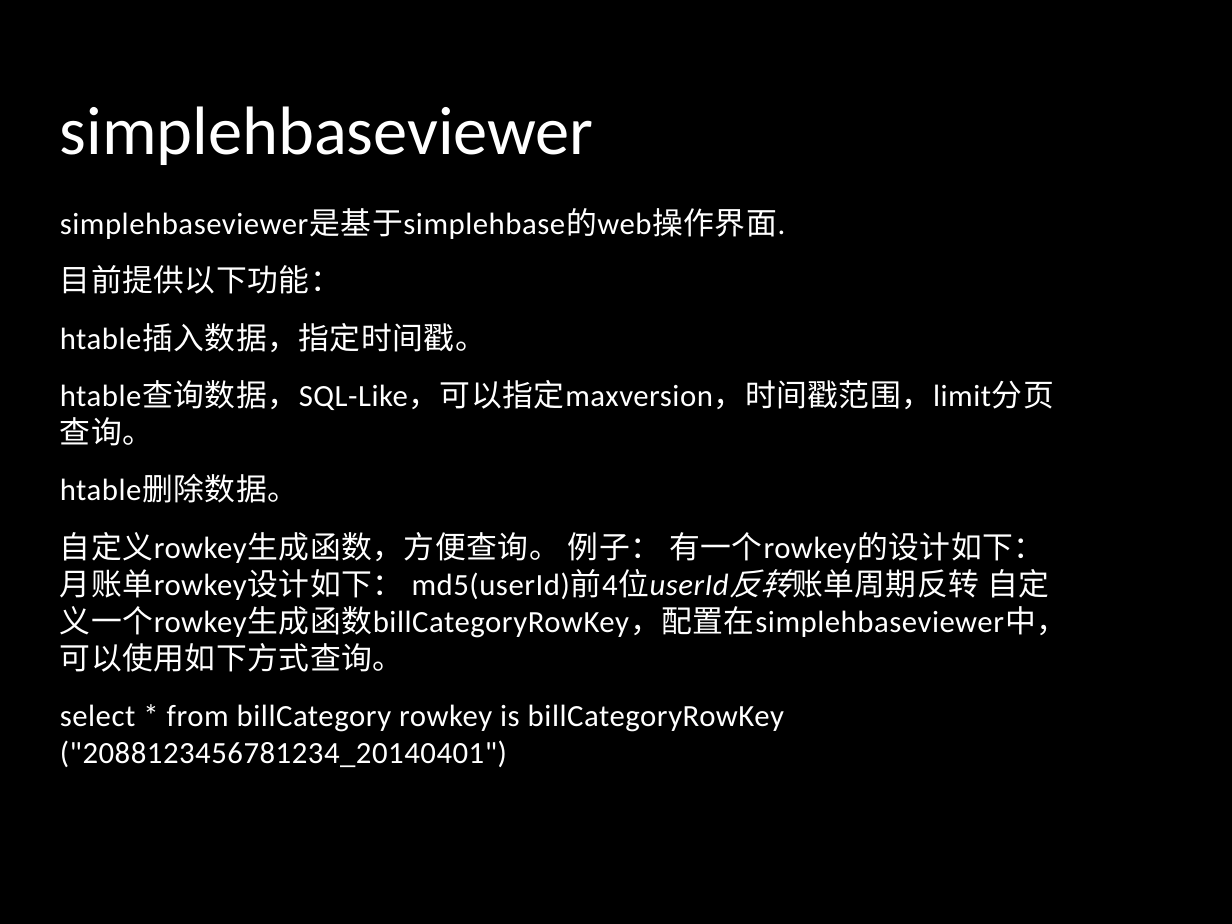
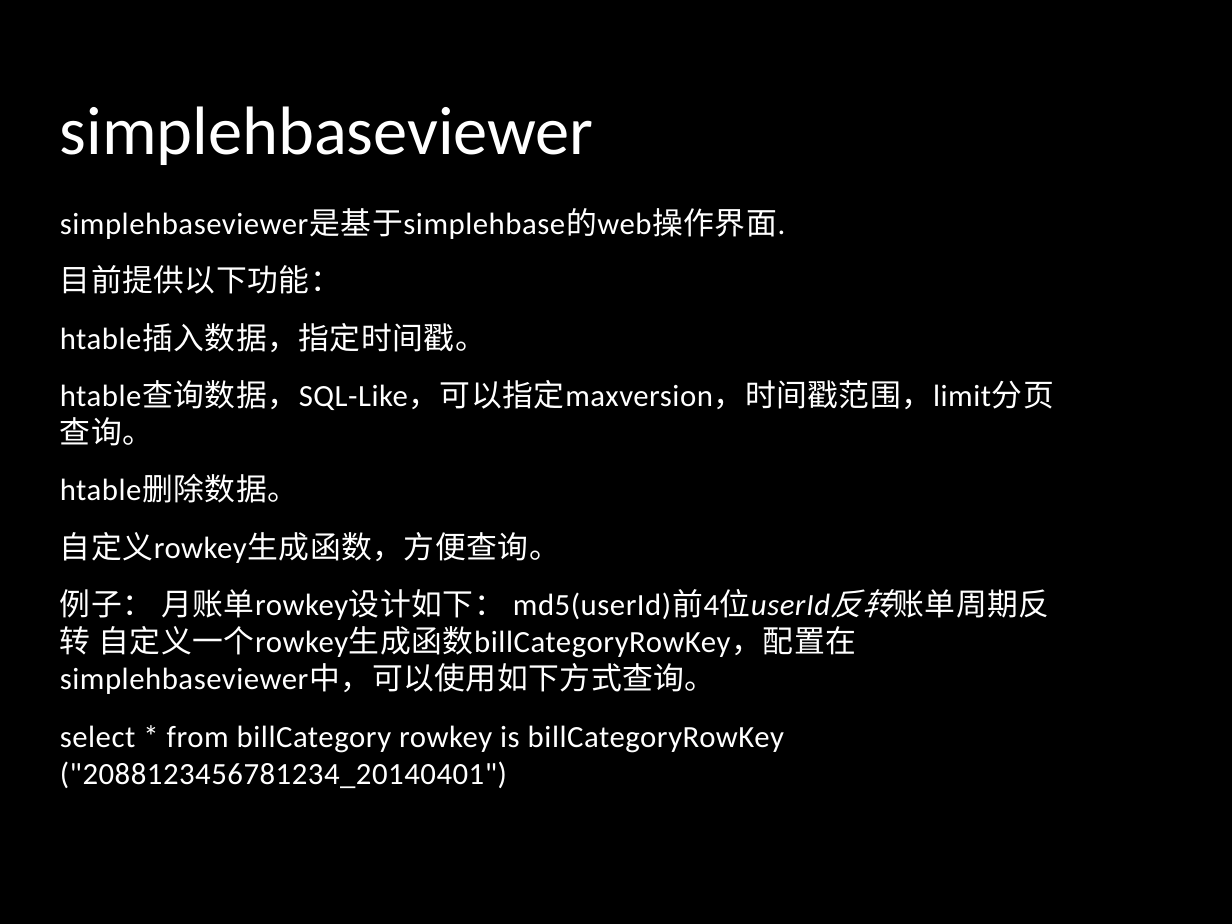
Before and after one commit to alibaba/simplehbase, a slide deck: slide 55 of hbase ORM framework - Simplehbase0.5 Introduction.pptx. Drawn at 1232x924 pixels with LibreOffice and Linux fonts; fonts in the diff are those of the drawing; background and template pictures are left out. Boxes give left, top, right and bottom in pixels: in the first picture for what was removed or moved away, otherwise in the second. Text is boxed around its words. In the diff, an @@ line names an element or a change of style, - is before the commit and + after.

Commit message:
modify ppt

```diff
--- a/hbase ORM framework - Simplehbase0.5 Introduction.pptx
+++ b/hbase ORM framework - Simplehbase0.5 Introduction.pptx
@@ text at (60, 532, 856, 694): text changed @@
-自定义rowkey生成函数，方便查询。 例子： 有一个rowkey的设计如下： 月账单rowkey设计如下： md5(userId)前4位userId反转账单周期反转 自定义一个rowkey生成函数billCategoryRowKey，配置在simplehbaseviewer中，可以使用如下方式查询。
+自定义rowkey生成函数，方便查询。
+例子： 月账单rowkey设计如下： md5(userId)前4位userId反转账单周期反转 自定义一个rowkey生成函数billCategoryRowKey，配置在simplehbaseviewer中，可以使用如下方式查询。
```
Also in this commit, not shown: 2 other slides changed.
